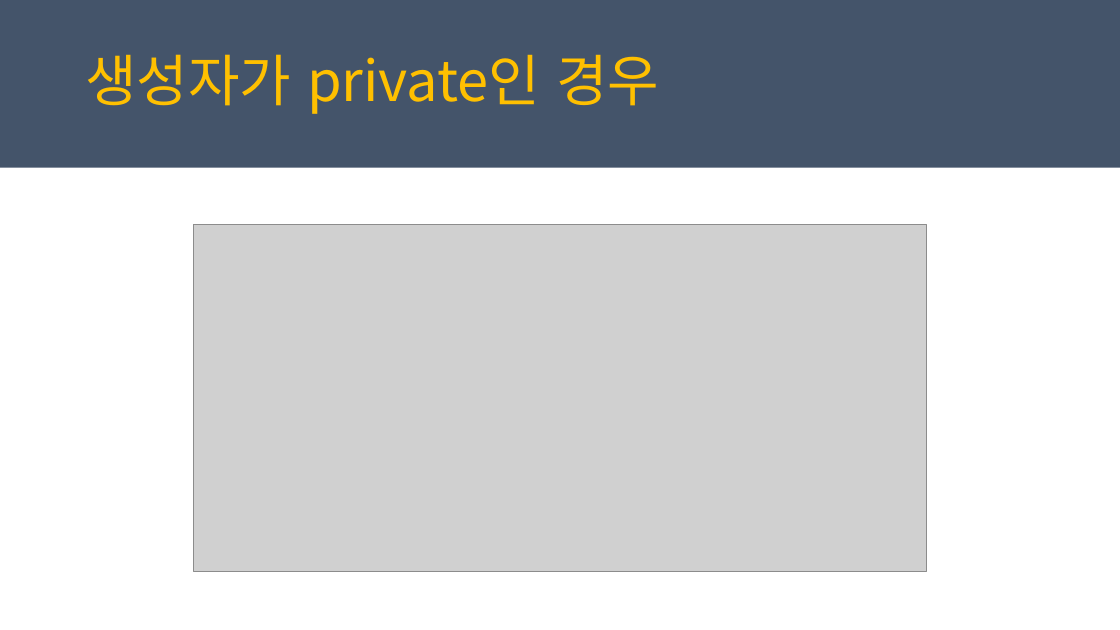
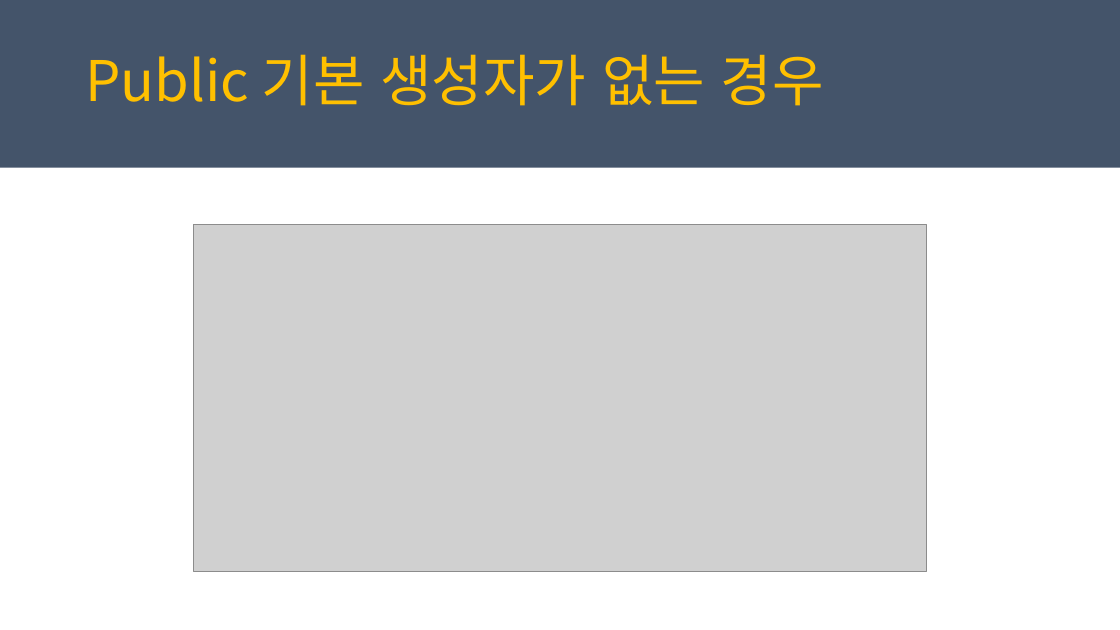
Before and after one commit to juniair/Summary-PPT, a slide deck: slide 17 of Newton.Json 사용법.pptx. Drawn at 1120x630 pixels with LibreOffice and Linux fonts; fonts in the diff are those of the drawing; grey boxes stand for pictures. Boxes give left, top, right and bottom in pixels: in the first picture for what was removed or moved away, otherwise in the second. Text is boxed around its words. In the diff, an @@ line names an element or a change of style, - is before the commit and + after.

```diff
--- a/Newton.Json 사용법.pptx
+++ b/Newton.Json 사용법.pptx
@@ text at <box>85,54,824,106</box>: text changed @@
-생성자가 private인 경우
+Public 기본 생성자가 없는 경우
```
Also in this commit, not shown: 8 other slides changed.
